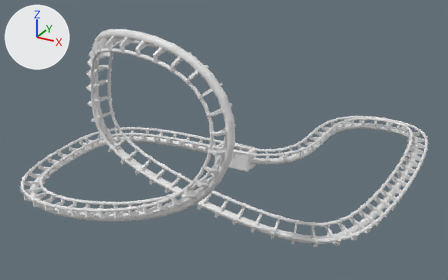
What one commit did to the Blender file assets/roller_coaster/roller_coaster.blend.
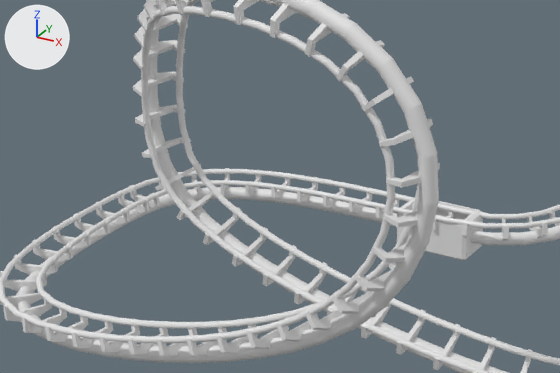
There are two pictures of each version: one whole from a camera (50 mm lens) standing at (26.8, -51.1, 27.0) and looking at (0.8, -3.9, 3.4), one close up on the part from 5% to 66% of the width and 16% to 81% of the height. The axes (+X, +Y, +Z) are drawn at upper left. The lights are the same throughout.

Objects in the first close-up: 'Cube', 'track'.
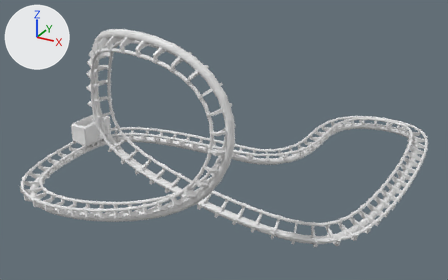
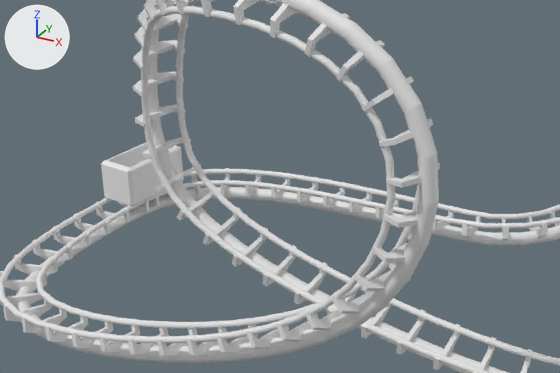
The change, as a list of edits to the scene's bpy script:
```text
Change ob_cube:
    ob_cube.location: (0.0, 0.0, 0.0) -> (-14.36, -5.12, 1.99)
    ob_cube.rotation_euler: (0.0, 0.0, 0.0) -> (0.0, -0.00399, 1.504)  # degrees (0, 0, 0) -> degrees (0, -0.2, 86)
```

Where the change shows, as pixel boxes (x1, y1, x2, y2) in the close-ups (560 x 373 px):
'Cube', moved, turned: before (397, 197, 483, 260); after (101, 142, 184, 206)
